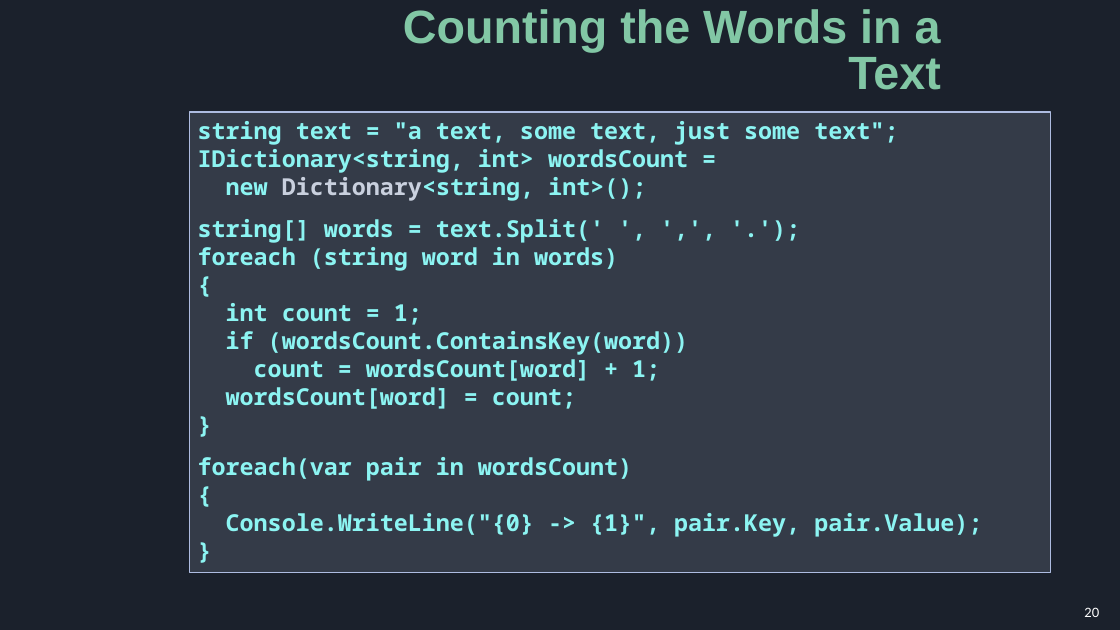
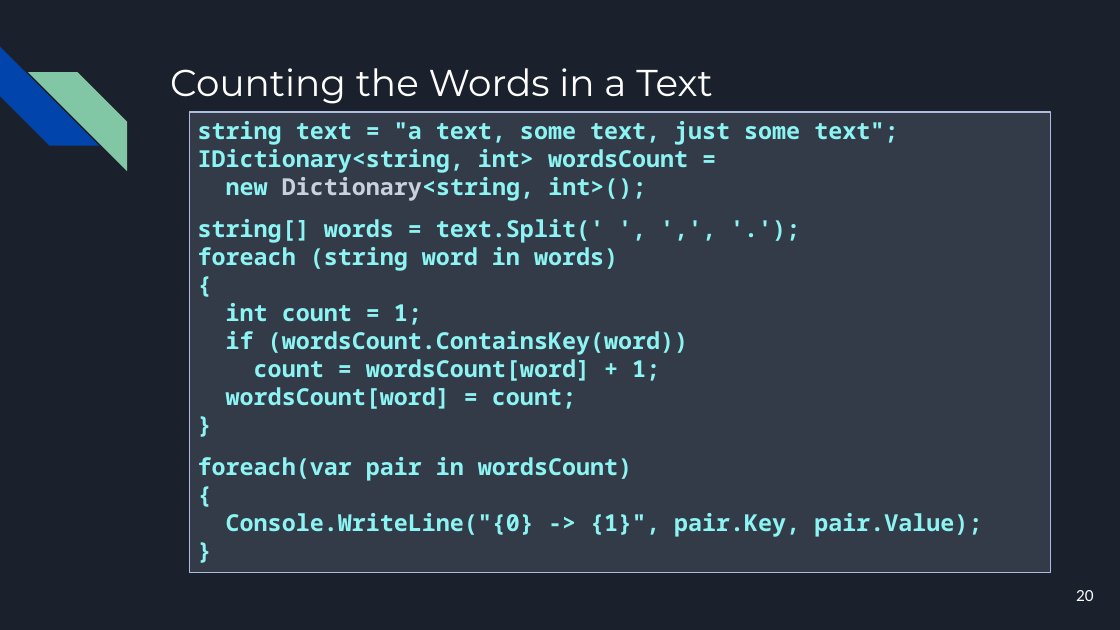
Before and after one commit to bulhard/DSA2022, a slide deck: slide 20 of _Presentations/05 Dictionaries-Hash-Tables-and-Sets.pptx. Drawn at 1120x630 pixels with LibreOffice and Linux fonts; fonts in the diff are those of the drawing. Boxes give left, top, right and bottom in pixels: in the first picture for what was removed or moved away, otherwise in the second. Text is boxed around its words. In the diff, an @@ line names an element or a change of style, - is before the commit and + after.

Commit message:
05

```diff
--- a/_Presentations/05 Dictionaries-Hash-Tables-and-Sets.pptx
+++ b/_Presentations/05 Dictionaries-Hash-Tables-and-Sets.pptx
@@ diag stripe added at (0, 47, 99, 146), fill #0145AC @@
@@ title "Counting the Words in a ...": place and size @@
-title "Counting the Words in a ..." at (403, 9, 941, 90)
+title "Counting the Words in a ..." at (170, 68, 713, 104)
@@ title "Counting the Words in a ..." at (170, 68, 713, 104): size 40 to 32 pt, font Arial to Montserrat, text colour #82C7A5 to #FFFFFF, bold off; alignment right to left; line spacing 40pt to 1; vertical alignment middle to top @@
@@ diag stripe added at (28, 72, 127, 171), fill #82C7A5 @@
@@ page number: place and size @@
-page number at (1084, 607, 1099, 617)
+page number at (1076, 590, 1094, 601)
@@ page number at (1076, 590, 1094, 601): size 11 to 13 pt @@
```
